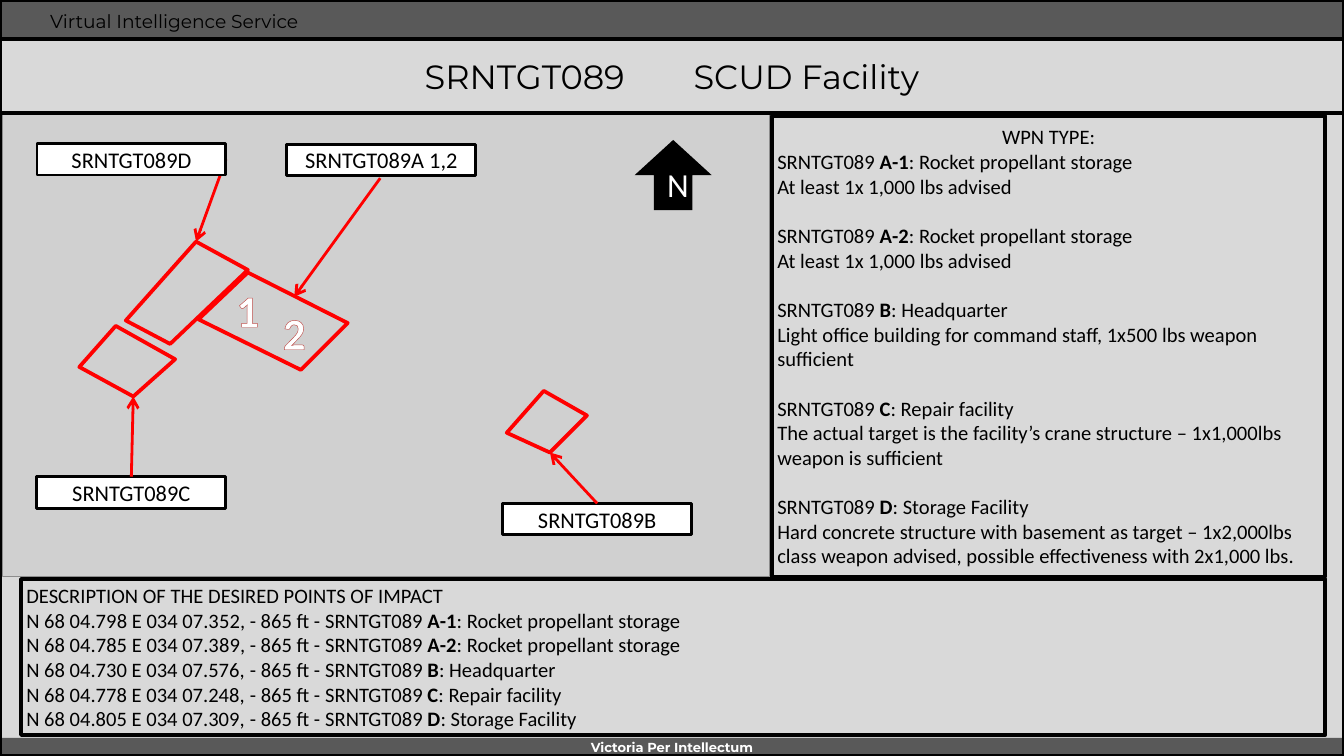
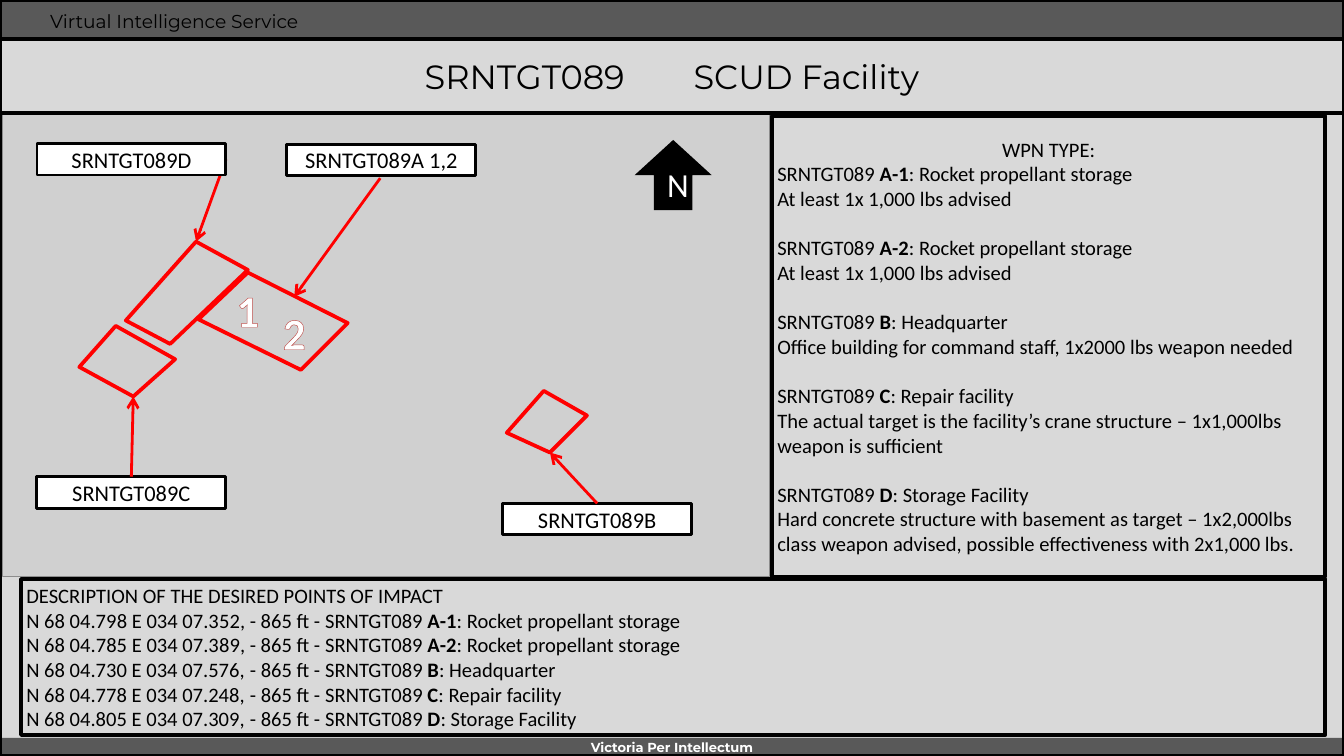
Before and after one commit to 132nd-vWing/OPAT-background, a slide deck: slide 2 of INTEL/Target Folders/SRN/SRNTGT089 SCUD Facility.pptx. Drawn at 1344x756 pixels with LibreOffice and Linux fonts; fonts in the diff are those of the drawing; grey boxes stand for pictures; background and template pictures are left out. Boxes give left, top, right and bottom in pixels: in the first picture for what was removed or moved away, otherwise in the second. Text is boxed around its words. In the diff, an @@ line names an element or a change of style, - is before the commit and + after.

Commit message:
corrected previous targets, and added SRNTGT073

```diff
--- a/INTEL/Target Folders/SRN/SRNTGT089 SCUD Facility.pptx
+++ b/INTEL/Target Folders/SRN/SRNTGT089 SCUD Facility.pptx
@@ text in rectangle at [777, 339, 1293, 358]: text changed @@
-Light office building for command staff, 1x500 lbs weapon sufficient
+Office building for command staff, 1x2000 lbs weapon needed
```
Also in this commit, not shown: 1 other slide changed, 4 other files.
